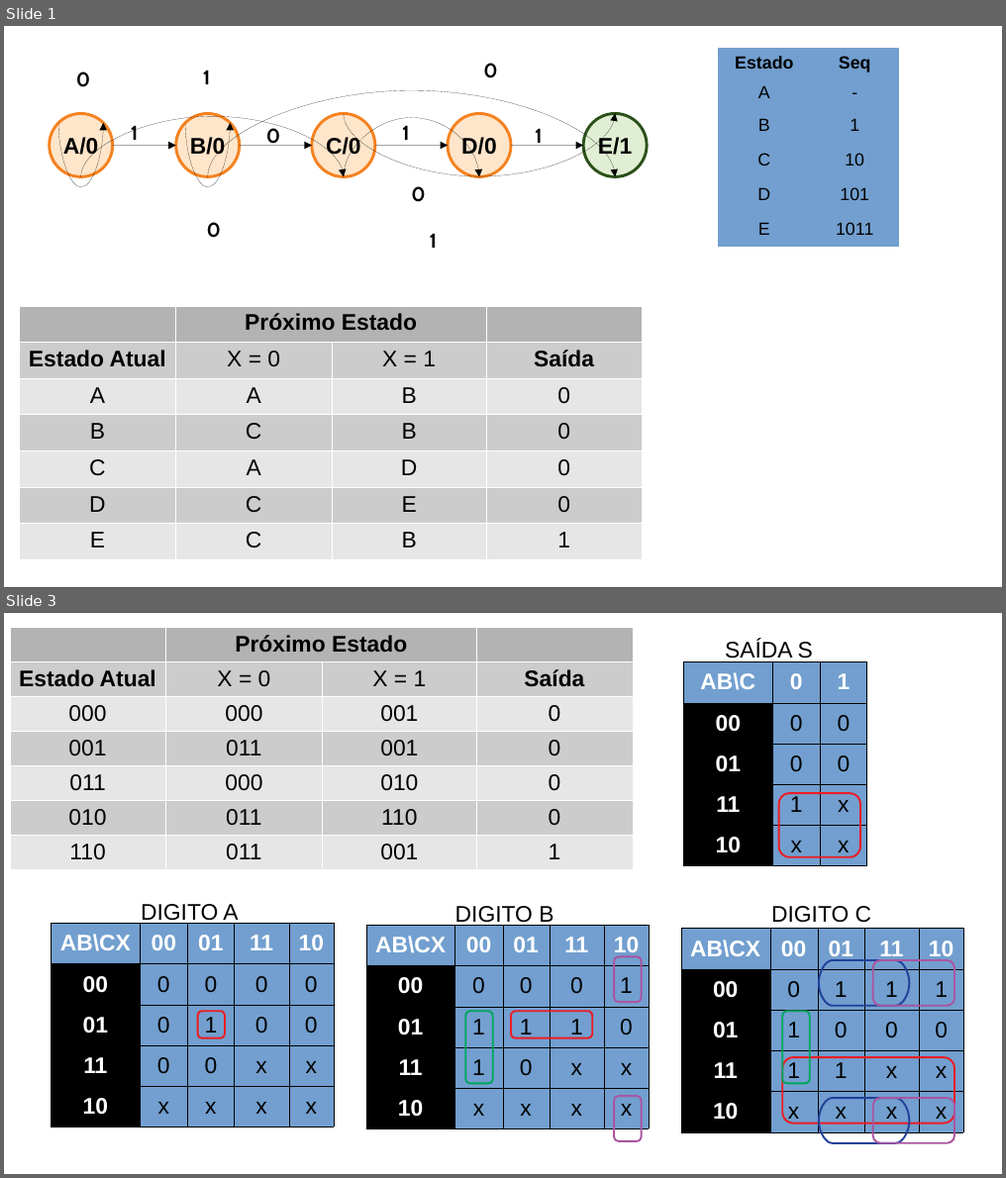
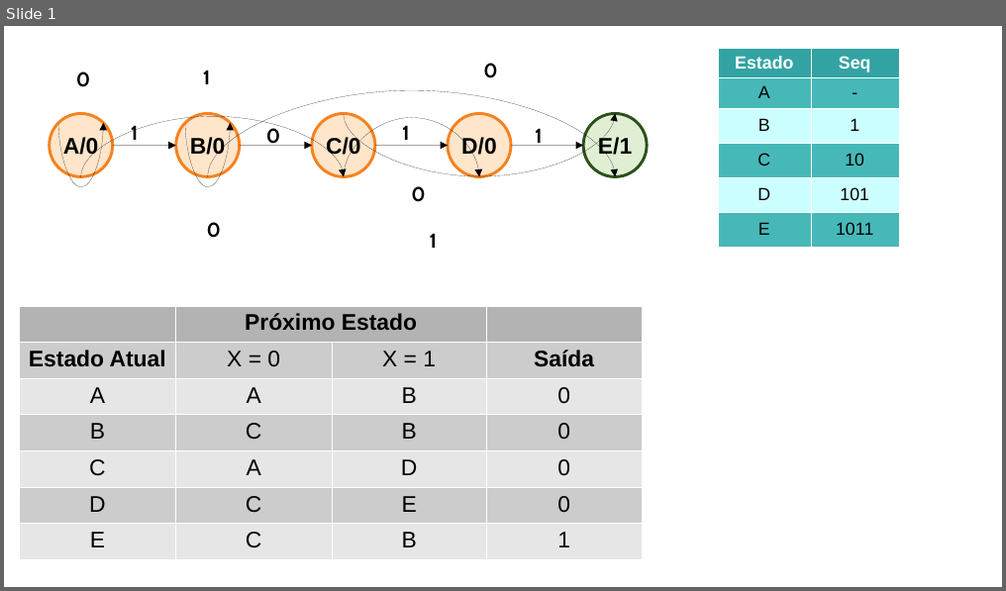
Before and after one commit to BrunoMasunaga/mef-sd, a slide deck: MEF em Moore.odp. Shown one above the other, each under a label of ours: slides 1 and 3 before the commit, slide 1 after it; the slides between them are not shown. The pictures are 1006x1178 and 1006x591 pixels, drawn with LibreOffice and Linux fonts; fonts in the diff are those of the drawing. Boxes give left, top, right and bottom in pixels: in the first picture for what was removed or moved away, otherwise in the second. Text is boxed around its words. In the diff, an @@ line names an element or a change of style, - is before the commit and + after.

Commit message:
Atualizadas tabelas

```diff
--- a/MEF em Moore.odp
+++ b/MEF em Moore.odp
@@ slide 3 removed at [4, 613, 1002, 1174], background #FFFFFF @@
@@ table removed at [9, 628, 633, 870], 7 rows, 4 columns @@
- | Próximo Estado |  | 
-Estado Atual | X = 0 | X = 1 | Saída
-000 | 000 | 001 | 0
-001 | 011 | 001 | 0
-011 | 000 | 010 | 0
-010 | 011 | 110 | 0
-110 | 011 | 001 | 1
@@ text removed at [725, 640, 813, 663] @@
-SAÍDA S
@@ table removed at [684, 662, 868, 865], 5 rows, 3 columns @@
-AB\C | 0 | 1
-00 | 0 | 0
-01 | 0 | 0
-11 | 1 | x
-10 | x | x
@@ rounded rectangle removed at [779, 793, 860, 858] @@
@@ text removed at [141, 904, 238, 926] @@
-DIGITO A
@@ text removed at [455, 906, 553, 928] @@
-DIGITO B
@@ text removed at [771, 906, 872, 923] @@
-DIGITO C
@@ table removed at [52, 924, 334, 1128], 5 rows, 5 columns @@
-AB\CX | 00 | 01 | 11 | 10
-00 | 0 | 0 | 0 | 0
-01 | 0 | 1 | 0 | 0
-11 | 0 | 0 | x | x
-10 | x | x | x | x
@@ table removed at [366, 926, 648, 1129], 5 rows, 5 columns @@
-AB\CX | 00 | 01 | 11 | 10
-00 | 0 | 0 | 0 | 1
-01 | 1 | 1 | 1 | 0
-11 | 1 | 0 | x | x
-10 | x | x | x | x
@@ table removed at [681, 928, 964, 1132], 5 rows, 5 columns @@
-AB\CX | 00 | 01 | 11 | 10
-00 | 0 | 1 | 1 | 1
-01 | 1 | 0 | 0 | 0
-11 | 1 | 1 | x | x
-10 | x | x | x | x
@@ freeform shape removed at [615, 958, 642, 1002] @@
@@ freeform shape removed at [819, 960, 910, 1006] @@
@@ rounded rectangle removed at [873, 960, 954, 1006] @@
@@ rounded rectangle removed at [198, 1011, 225, 1039] @@
@@ freeform shape removed at [465, 1011, 493, 1084] @@
@@ rounded rectangle removed at [511, 1011, 593, 1039] @@
@@ freeform shape removed at [783, 1011, 810, 1084] @@
@@ rounded rectangle removed at [783, 1058, 954, 1124] @@
@@ freeform shape removed at [615, 1096, 642, 1142] @@
@@ freeform shape removed at [819, 1098, 910, 1144] @@
@@ rounded rectangle removed at [873, 1098, 954, 1144] @@
@@ slide 1 changed as well @@
@@ table at [719, 48, 900, 244] @@
@@ fill #729FCF to #33A3A3 in row 1 @@
@@ fill #729FCF to #47B8B8 in 6 cells @@
@@ fill #729FCF to #CCFFFF in 4 cells @@
@@ text colour #000000 to #FFFFFF in "Estado", "Seq" @@
@@ borders changed @@
```
Also in this commit, not shown: 2 other slides changed, 1 other slide removed.
